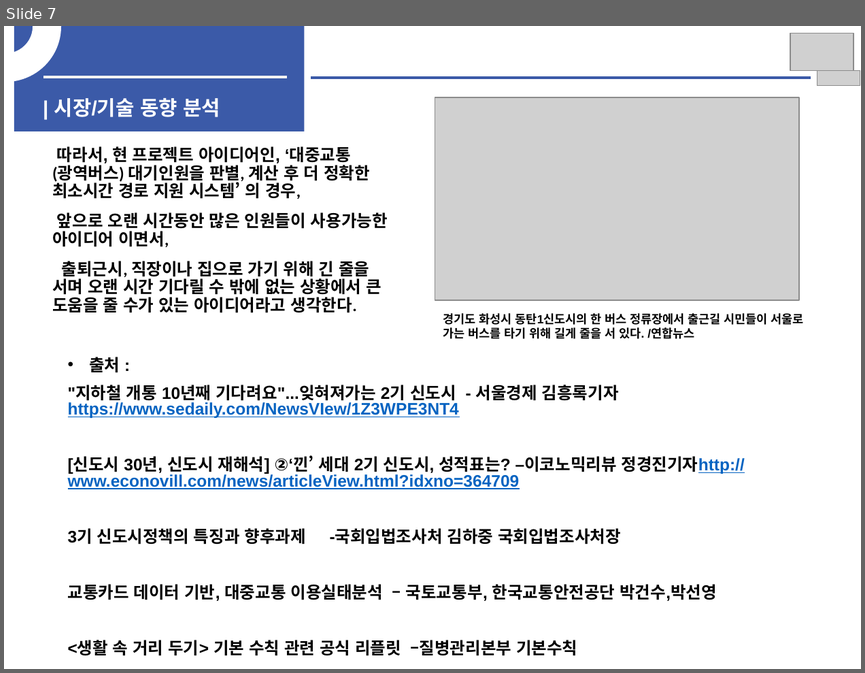
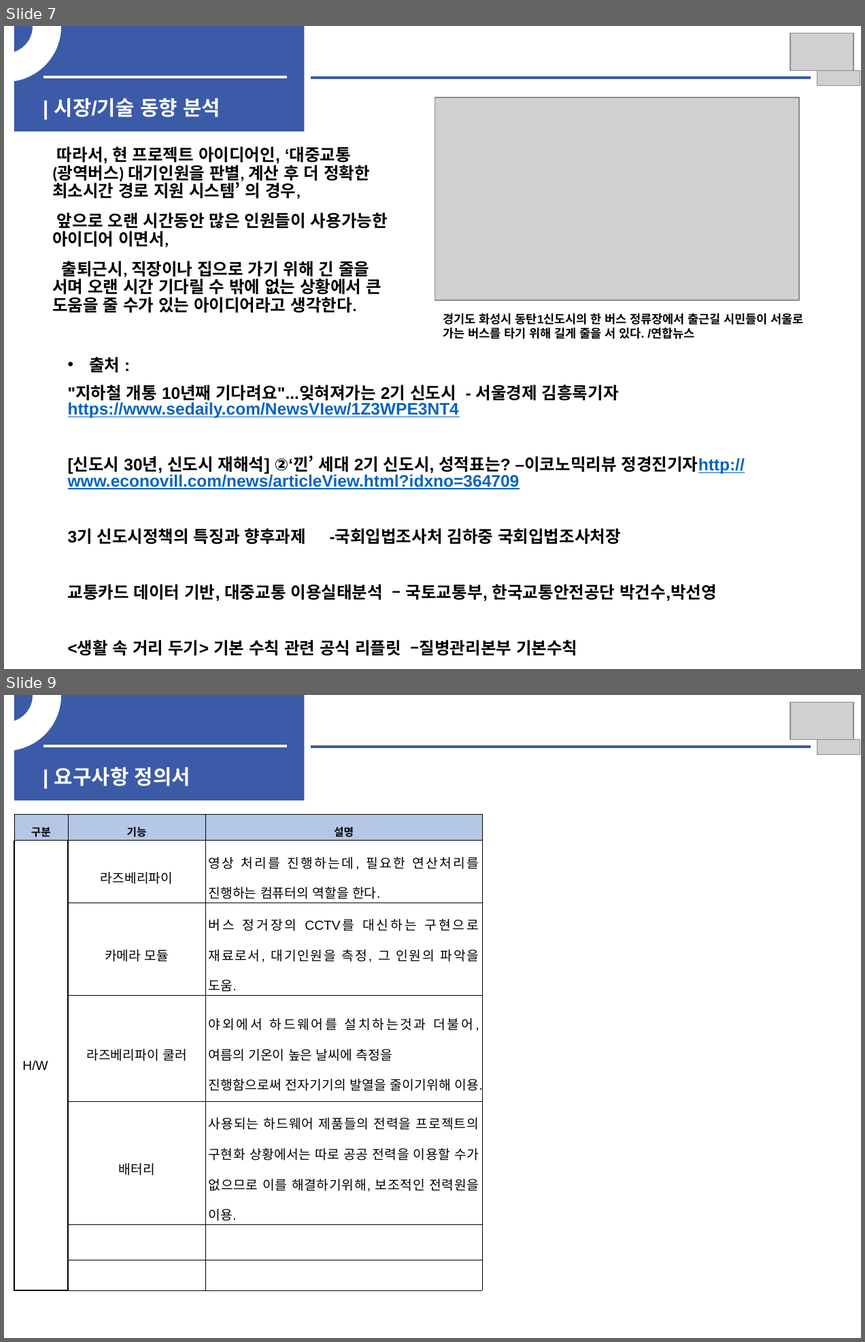
Before and after one commit to woojin1027/THE-FACO, a slide deck: 중간보고서/중간보고서.pptx. Shown one above the other, each under a label of ours: slide 7 before the commit, slides 7 and 9 after it; the slides between them are not shown. The pictures are 865x673 and 865x1342 pixels, drawn with LibreOffice and Linux fonts; fonts in the diff are those of the drawing; grey boxes stand for pictures. Boxes give left, top, right and bottom in pixels: in the first picture for what was removed or moved away, otherwise in the second. Text is boxed around its words. In the diff, an @@ line names an element or a change of style, - is before the commit and + after.

```diff
--- a/중간보고서/중간보고서.pptx
+++ b/중간보고서/중간보고서.pptx
@@ slide 9 added at (4, 695, 861, 1338), background #FFFFFF @@
@@ arch (boxed as its full ring) added at (4, 695, 60, 751), fill #FFFFFF, outline #FFFFFF 1 pt @@
@@ rectangle added at (14, 695, 305, 800), fill #3B5AA8 @@
@@ picture added at (789, 702, 853, 741) @@
@@ line added from (43, 745) to (287, 745), #F2F2F2 2.25 pt @@
@@ line added from (311, 747) to (810, 747), #3B5AA8 2.25 pt @@
@@ picture added at (817, 740, 860, 754) @@
@@ text added at (54, 767, 190, 786), 17 pt, text #FFFFFF, bold @@
+| 요구사항 정의서
@@ table added at (14, 814, 483, 1244), 7 rows, 3 columns @@
+구분 | 기능 | 설명
+H/W | 라즈베리파이 | 영상 처리를 진행하는데, 필요한 연산처리를 진행하는 컴퓨터의 역할을 한다.
+ | 카메라 모듈 | 버스 정거장의 CCTV를 대신하는 구현으로 재료로서, 대기인원을 측정, 그 인원의 파악을 도움.
+ | 라즈베리파이 쿨러 | 야외에서 하드웨어를 설치하는것과 더불어, 여름의 기온이 높은 날씨에 측정을 / 진행함으로써 전자기기의 발열을 줄이기위해 이용.
+ | 배터리 | 사용되는 하드웨어 제품들의 전력을 프로젝트의 구현화 상황에서는 따로 공공 전력을 이용할 수가 없으므로 이를 해결하기위해, 보조적인 전력원을 이용.
+ |  | 
+ |  | 
```
Also in this commit, not shown: 4 slides changed, 4 other slides added.
